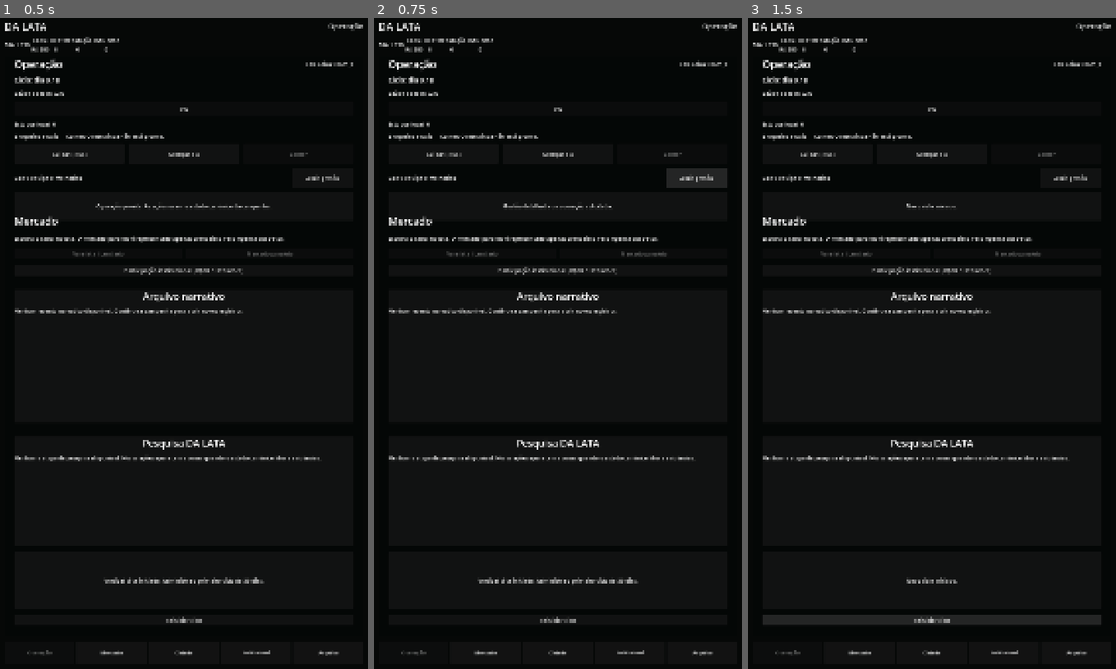
Above: before the commit, frames 1-3 (left to right).
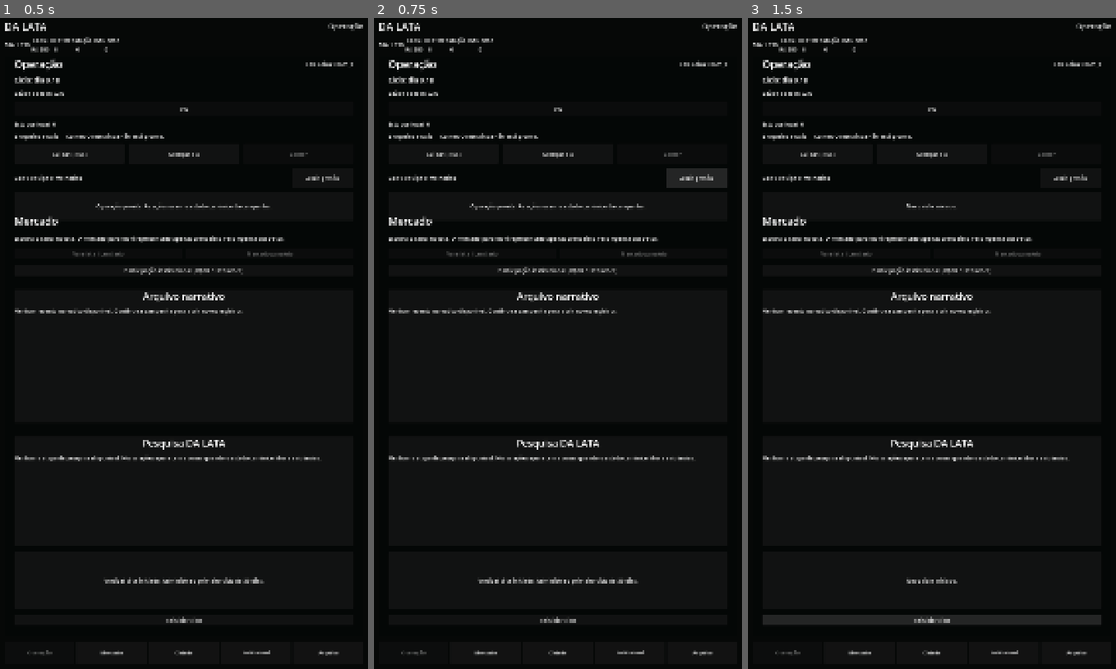
Above: after the commit, the same moments.

Repository: az1nn/growing-rio
Game: Godot game, scene res://scenes/shell/game_shell.tscn
The game is run twice, just before and just after one commit, with the same random seed, the same clock (stepped at 60 frames per second) and the same inputs.
Inputs:
- Up to frame 1 (0.5 s): no input
- Up to frame 2 (0.75 s): click "Abrir gestão" at 0.5 s
- Up to frame 3 (1.5 s): click "Reiniciar ciclo" at 1.25 s

Frame 1 is identical in both runs. In frame 2, 0.2% of the frame differs, in the area x 25-74%, y 28-30%; in frame 3, nothing differs.
Error after the commit: Invalid access to property or key 'visible' on a base object of type 'null instance'. (res://scenes/operation/operation_surface.gd:51)

Commit message:
feat(rb-04): add operation management interactions

Diff:
--- a/scenes/operation/operation_surface.gd
+++ b/scenes/operation/operation_surface.gd
@@ -13,6 +13,12 @@
 @onready var care_button: Button = %CareButton
 @onready var next_day_button: Button = %NextDayButton
 @onready var harvest_button: Button = %HarvestButton
+@onready var management_button: Button = %ManagementButton
+@onready var management_panel: PanelContainer = %ManagementPanel
+@onready var management_summary_label: Label = %ManagementSummaryLabel
+@onready var rooms_container: VBoxContainer = %RoomsContainer
+@onready var staff_container: VBoxContainer = %StaffContainer
+@onready var upgrades_container: VBoxContainer = %UpgradesContainer
 
 func _ready() -> void:
     game_state.state_changed.connect(_refresh)
@@ -41,6 +47,9 @@
         Dictionary(availability.get("harvest", {})),
     )
     availability_label.text = _blocked_action_summary(availability)
+
+    if management_panel.visible:
+        _refresh_management()
 
 func _apply_action_state(button: Button, state: Dictionary) -> void:
     var enabled := bool(state.get("enabled", false))
@@ -71,6 +80,105 @@
         summary += item
     return "Bloqueios atuais — %s" % summary
 
+func _refresh_management() -> void:
+    var snapshot: Dictionary = game_state.management_snapshot()
+    management_summary_label.text = "Custo diário: R$%d | Estabilidade: %s" % [
+        int(snapshot.get("daily_operating_cost", 0)),
+        _signed_percent(float(snapshot.get("health_stability_modifier", 0.0))),
+    ]
+
+    _clear_container(rooms_container)
+    for entry_value in Array(snapshot.get("rooms", [])):
+        var entry: Dictionary = entry_value
+        var action_state := Dictionary(entry.get("action", {}))
+        var row := HBoxContainer.new()
+        var label := Label.new()
+        label.size_flags_horizontal = Control.SIZE_EXPAND_FILL
+        label.autowrap_mode = TextServer.AUTOWRAP_WORD_SMART
+        label.text = "%s (%s) — R$%d/dia" % [
+            String(entry.get("display_name", "")),
+            String(entry.get("instance_id", "")),
+            int(entry.get("daily_operating_cost", 0)),
+        ]
+        var button := Button.new()
+        button.text = "Ativa" if String(entry.get("state", "")) == "active" else "Selecionar"
+        button.disabled = not bool(action_state.get("enabled", false))
+        button.tooltip_text = String(action_state.get("reason", ""))
+        button.pressed.connect(
+            _on_room_selected.bind(String(entry.get("instance_id", "")))
+        )
+        row.add_child(label)
+        row.add_child(button)
+        rooms_container.add_child(row)
+
+    _clear_container(staff_container)
+    for entry_value in Array(snapshot.get("staff", [])):
+        var entry: Dictionary = entry_value
+        var action_state := Dictionary(entry.get("action", {}))
+        var row := HBoxContainer.new()
+        var label := Label.new()
+        label.size_flags_horizontal = Control.SIZE_EXPAND_FILL
+        label.autowrap_mode = TextServer.AUTOWRAP_WORD_SMART
+        label.text = "%s — contratar R$%d | +R$%d/dia | estabilidade %s\n%s" % [
+            String(entry.get("display_name", "")),
+            int(entry.get("hire_cost", 0)),
+            int(entry.get("daily_cost", 0)),
+            _signed_percent(float(entry.get("health_stability_delta", 0.0))),
+            String(entry.get("description", "")),
+        ]
+        var button := Button.new()
+        button.text = "Contratado" if String(entry.get("state", "")) == "owned" else "Contratar"
+        button.disabled = not bool(action_state.get("enabled", false))
+        button.tooltip_text = String(action_state.get("reason", ""))
+        button.pressed.connect(_on_staff_hire.bind(String(entry.get("id", ""))))
+        row.add_child(label)
+        row.add_child(button)
+        staff_container.add_child(row)
+
+    _clear_container(upgrades_container)
+    for entry_value in Array(snapshot.get("upgrades", [])):
+        var entry: Dictionary = entry_value
+        var action_state := Dictionary(entry.get("action", {}))
+        var row := HBoxContainer.new()
+        var label := Label.new()
+        label.size_flags_horizontal = Control.SIZE_EXPAND_FILL
+        label.autowrap_mode = TextServer.AUTOWRAP_WORD_SMART
+        label.text = "%s — adquirir R$%d | +R$%d/dia | estabilidade %s\n%s" % [
+            String(entry.get("display_name", "")),
+            int(entry.get("cost", 0)),
+            int(entry.get("daily_upkeep_delta", 0)),
+            _signed_percent(float(entry.get("health_stability_delta", 0.0))),
+            String(entry.get("description", "")),
+        ]
+        var button := Button.new()
+        button.text = "Adquirido" if String(entry.get("state", "")) == "owned" else "Adquirir"
+        button.disabled = not bool(action_state.get("enabled", false))
+        button.tooltip_text = String(action_state.get("reason", ""))
+        button.pressed.connect(_on_upgrade_purchase.bind(String(entry.get("id", ""))))
+        row.add_child(label)
+        row.add_child(button)
+        upgrades_container.add_child(row)
+
+func _clear_container(container: Container) -> void:
+    for child in container.get_children():
+        container.remove_child(child)
+        child.queue_free()
+
+func _signed_percent(value: float) -> String:
+    var percent := int(round(value * 100.0))
+    if percent > 0:
+        return "+%d%%" % percent
+    return "%d%%" % percent
+
+func _management_reason(collection_key: String, id_key: String, target_id: String) -> String:
+    var snapshot: Dictionary = game_state.management_snapshot()
+    for entry_value in Array(snapshot.get(collection_key, [])):
+        var entry: Dictionary = entry_value
+        if String(entry.get(id_key, "")) != target_id:
+            continue
+        return String(Dictionary(entry.get("action", {})).get("reason", "Ação indisponível."))
+    return "Ação de gestão indisponível."
+
 func _on_message(text: String) -> void:
     feedback_label.text = text
 
@@ -84,5 +192,27 @@
     game_state.harvest()
 
 func _on_management_pressed() -> void:
-    feedback_label.text = "Gestão detalhada da operação solicitada."
-    management_requested.emit()
+    management_panel.visible = not management_panel.visible
+    management_button.text = "Fechar gestão" if management_panel.visible else "Abrir gestão"
+    if management_panel.visible:
+        _refresh_management()
+        feedback_label.text = "Gestão detalhada aberta com dados canônicos da operação."
+        management_requested.emit()
+    else:
+        feedback_label.text = "Gestão detalhada fechada."
+
+func _on_room_selected(instance_id: String) -> void:
+    if game_state.switch_active_room(instance_id):
+        feedback_label.text = "Sala ativa atualizada."
+        return
+    feedback_label.text = _management_reason("rooms", "instance_id", instance_id)
+
+func _on_staff_hire(staff_id: String) -> void:
+    if game_state.hire_staff(staff_id):
+        return
+    feedback_label.text = _management_reason("staff", "id", staff_id)
+
+func _on_upgrade_purchase(upgrade_id: String) -> void:
+    if game_state.purchase_upgrade(upgrade_id):
+        return
+    feedback_label.text = _management_reason("upgrades", "id", upgrade_id)
